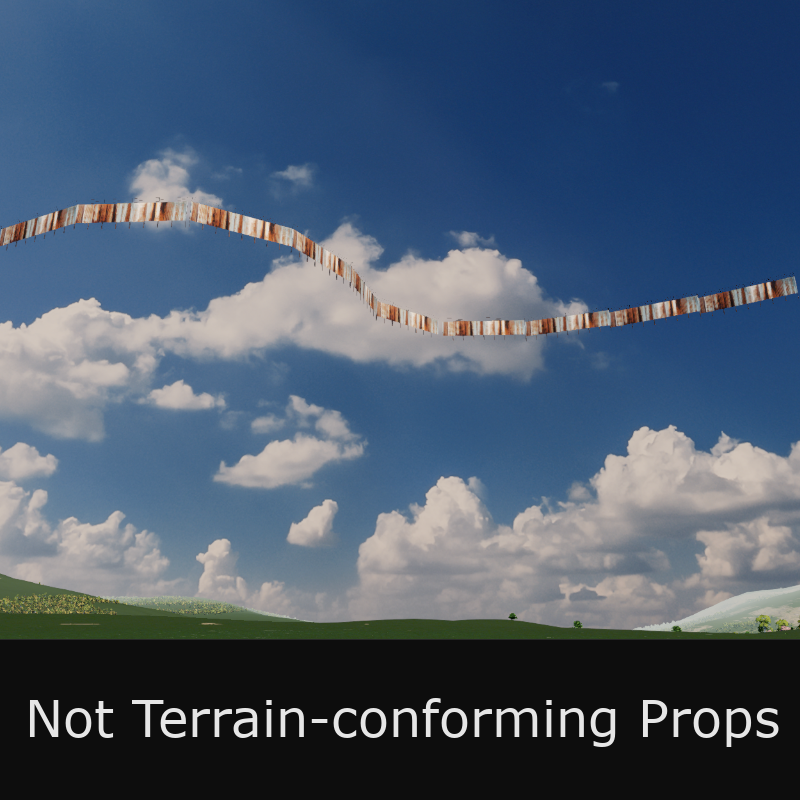
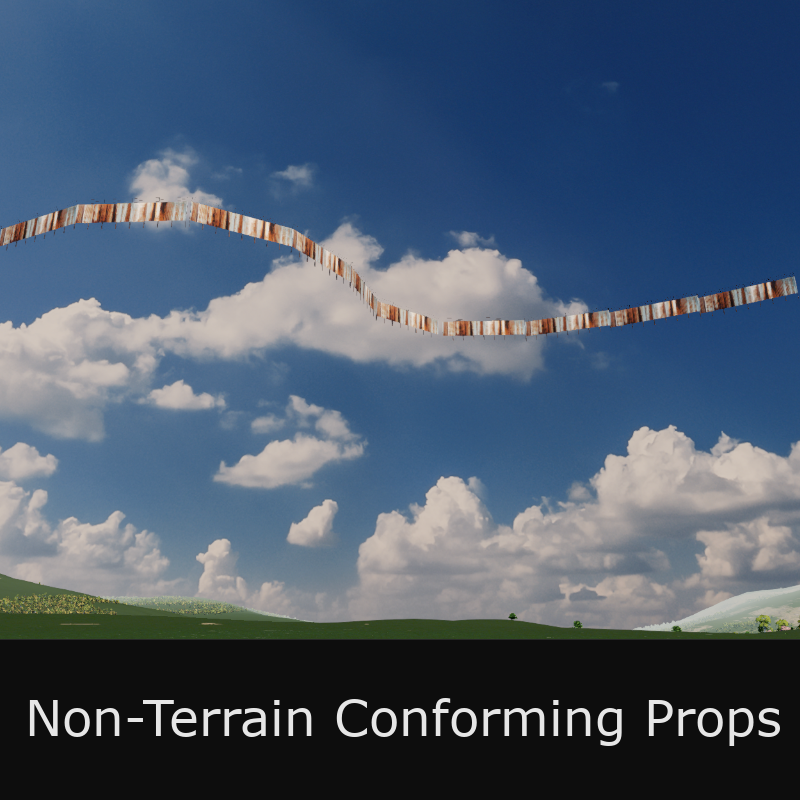
Revision of a layered 800x800 image; what changed, layer by layer:
renamed "Not Terrain-conforming Props" to "Non-Terrain Conforming Props", painted on it over [left=29, top=698, right=780, bottom=747]
